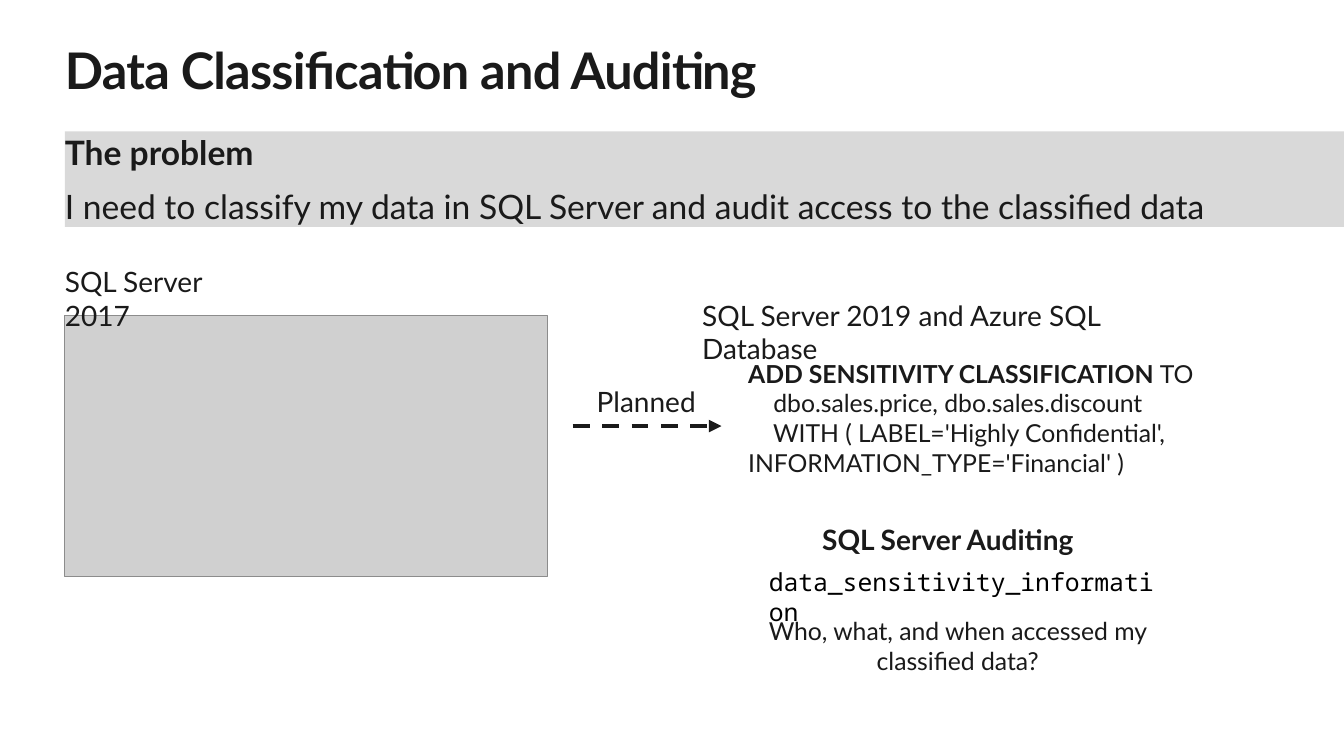
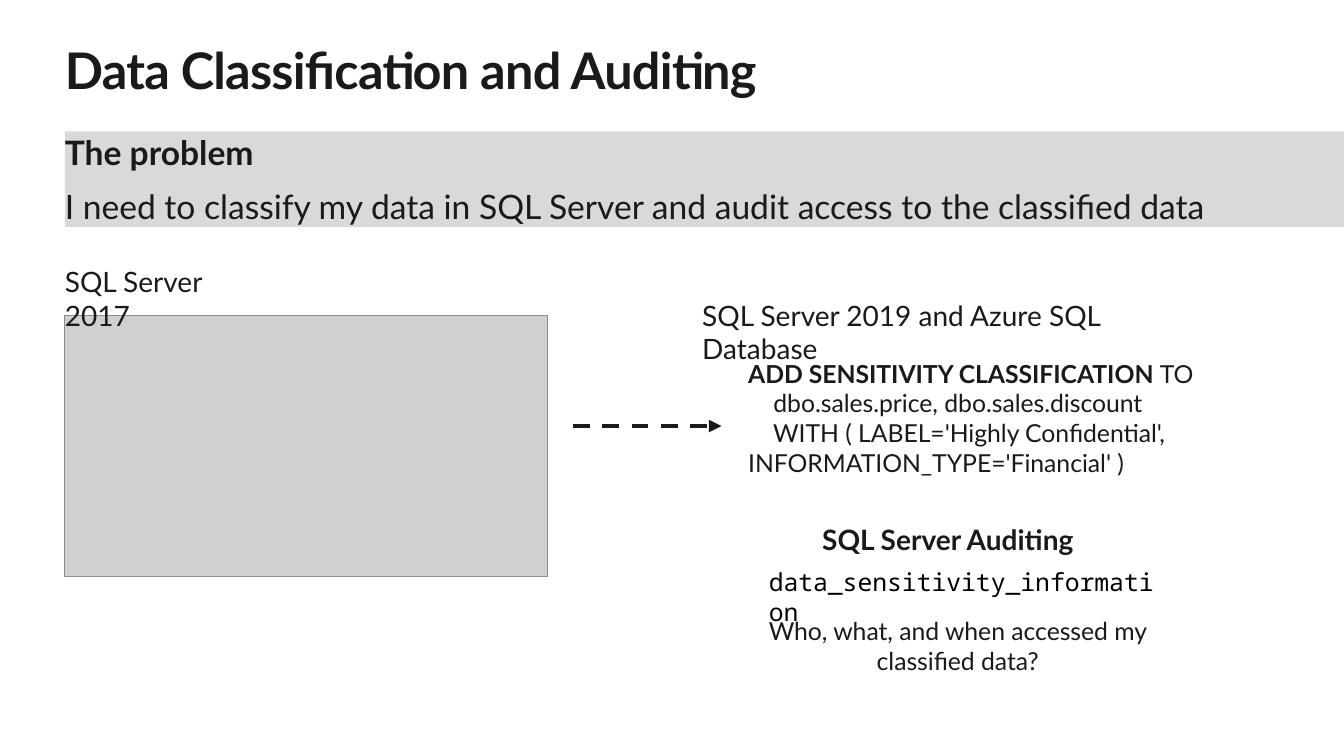
Before and after one commit to microsoft/sqlworkshops, a slide deck: slide 10 of SQLGroundToCloud/slides/SQL Server 2019 Modern Data Platform.pptx. Drawn at 1344x756 pixels with LibreOffice and Linux fonts; fonts in the diff are those of the drawing; grey boxes stand for pictures; background and template pictures are left out. Boxes give left, top, right and bottom in pixels: in the first picture for what was removed or moved away, otherwise in the second. Text is boxed around its words. In the diff, an @@ line names an element or a change of style, - is before the commit and + after.

Commit message:
Slide bug for Data Classification
fix bug in slide for data classification

```diff
--- a/SQLGroundToCloud/slides/SQL Server 2019 Modern Data Platform.pptx
+++ b/SQLGroundToCloud/slides/SQL Server 2019 Modern Data Platform.pptx
@@ text removed at box(597, 391, 696, 413) @@
-Planned
```
Also in this commit, not shown: 1 other file.
